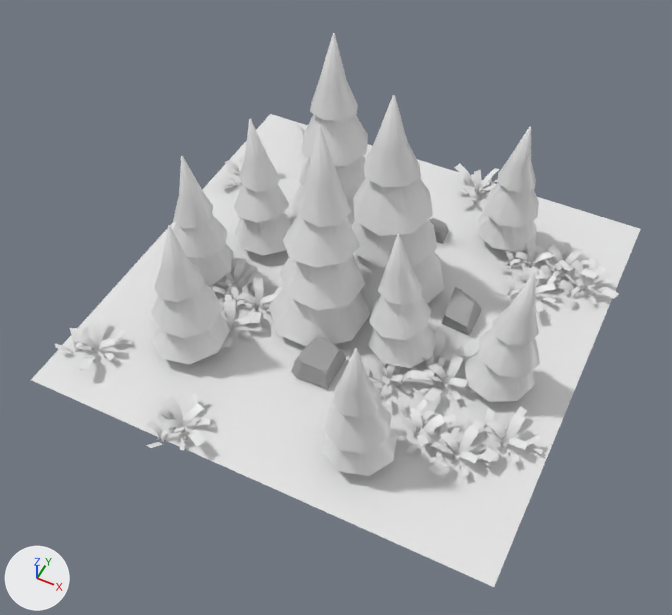
The FBX model Assets/Models/TILE_FOREST.fbx, before and after one commit.
One viewpoint serves both versions: a 50 mm camera at (1.15, -2.52, 3.04) aimed at (0.04, -0.3, 0.26). Lighting does not change. The marker at lower left points along +X, +Y and +Z. Where no turn or scale is listed for an object, it has been applied to the vertices.

The first picture shows '!Env_Grass_Square_SingleSided.086', 'FLOOR.007', 'Rocks', 'Tree.010'.
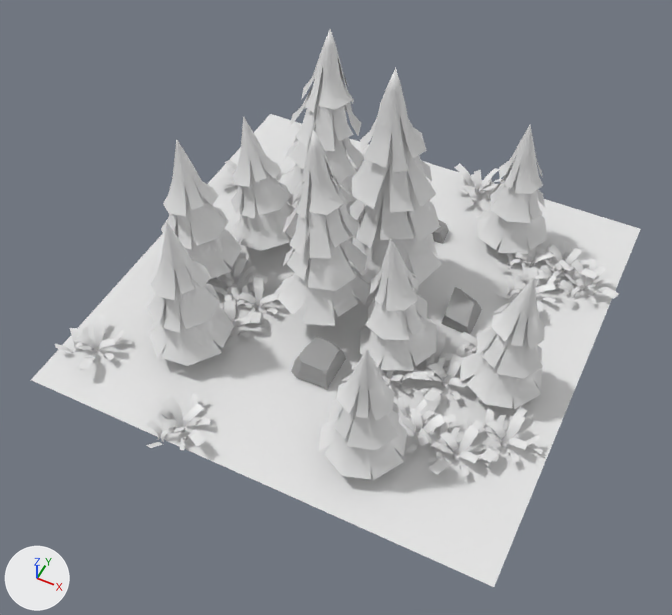
What differs and where, as boxes (x1, y1, x2, y2) in the pictures (672 x 615 px):
'Tree.010', deleted: before (151, 33, 540, 476)
'TREE_BIG', added: after (349, 67, 442, 286)
'Tree.002', added: after (278, 129, 371, 327)
'Tree.005', added: after (147, 223, 234, 366)
'Tree.007', added: after (319, 349, 407, 480)
'TREE_SMALL', added: after (460, 278, 545, 410)
'Tree.003', added: after (279, 29, 364, 208)
'Tree.009', added: after (360, 238, 437, 371)
'Tree.011', added: after (476, 125, 547, 254)
'Tree.004', added: after (161, 139, 242, 280)
'Tree.006', added: after (231, 116, 298, 251)

The change in detail:
Material 'TREE_STUMP' (mat_tree_stump) is new.
Its base color is (0.8, 0.8, 0.8) (white #e7e7e7).
Its roughness is 0.4.
Mesh me_tree_small is new.
It has 177 vertices, 118 faces and spans x -2.04..1.88, y -1.93..1.95, z -0.02..6.2.
Faces by material slot: [111, 7].
It uses material mat_tree (white #e7e7e7).
It uses material mat_tree_stump (white #e7e7e7).
Mesh me_tree_big is new.
It has 223 vertices, 140 faces and spans x -1.91..2.15, y -2.0..1.99, z -0.02..8.47.
Faces by material slot: [133, 7].
It uses material mat_tree (white #e7e7e7).
It uses material mat_tree_stump (white #e7e7e7).
Object 'Tree.010' (ob_tree_010) is deleted.
Object 'Tree.011' (ob_tree_011) is new; it shows me_tree_small.
Its location is (0.469, 0.654, -0.005).
Its rotation in degrees is (-2.9, 0.9, 142).
Its scale is (0.0886, 0.0886, 0.108).
Object 'Tree.006' (ob_tree_006) is new; it shows me_tree_small.
Its location is (-0.495, 0.124, 0.032).
Its rotation in degrees is (-11, -0.8, 72).
Its scale is (0.0881, 0.0881, 0.108).
Object 'Tree.005' (ob_tree_005) is new; it shows me_tree_small.
Its location is (-0.498, -0.538, -0.005).
Its rotation in degrees is (-3.6, -0.7, 81).
Its scale is (0.0941, 0.0941, 0.115).
Object 'TREE_SMALL' (ob_tree_small) is new; it shows me_tree_small.
Its location is (0.705, -0.166, -0.005).
Its rotation in degrees is (-3.5, -3.7, -179).
Its scale is (0.0886, 0.0886, 0.108).
Object 'Tree.002' (ob_tree_002) is new; it shows me_tree_big.
Its location is (-0.068, -0.192, 0.032).
Its rotation in degrees is (-3.6, -0.7, 81).
Its scale is (0.0941, 0.0941, 0.115).
Object 'Tree.003' (ob_tree_003) is new; it shows me_tree_big.
Its location is (-0.393, 0.379, 0.032).
Its rotation in degrees is (0.8, 2.2, 81).
Its scale is (0.1, 0.0999, 0.115).
Object 'Tree.009' (ob_tree_009) is new; it shows me_tree_small.
Its location is (0.28, -0.178, -0.005).
Its rotation in degrees is (-8, 2, 141).
Its scale is (0.0886, 0.0886, 0.108).
Object 'Tree.004' (ob_tree_004) is new; it shows me_tree_small.
Its location is (-0.671, -0.164, 0.032).
Its rotation in degrees is (-6.3, 0, 81).
Its scale is (0.0941, 0.0941, 0.115).
Object 'Tree.007' (ob_tree_007) is new; it shows me_tree_small.
Its location is (0.352, -0.696, -0.005).
Its rotation in degrees is (-5.7, -0.7, -179).
Its scale is (0.0886, 0.0886, 0.108).
Object 'TREE_BIG' (ob_tree_big) is new; it shows me_tree_big.
Its location is (0.086, 0.16, 0.002).
Its rotation in degrees is (-2.6, -1.4, 137).
Its scale is (0.109, 0.108, 0.132).
